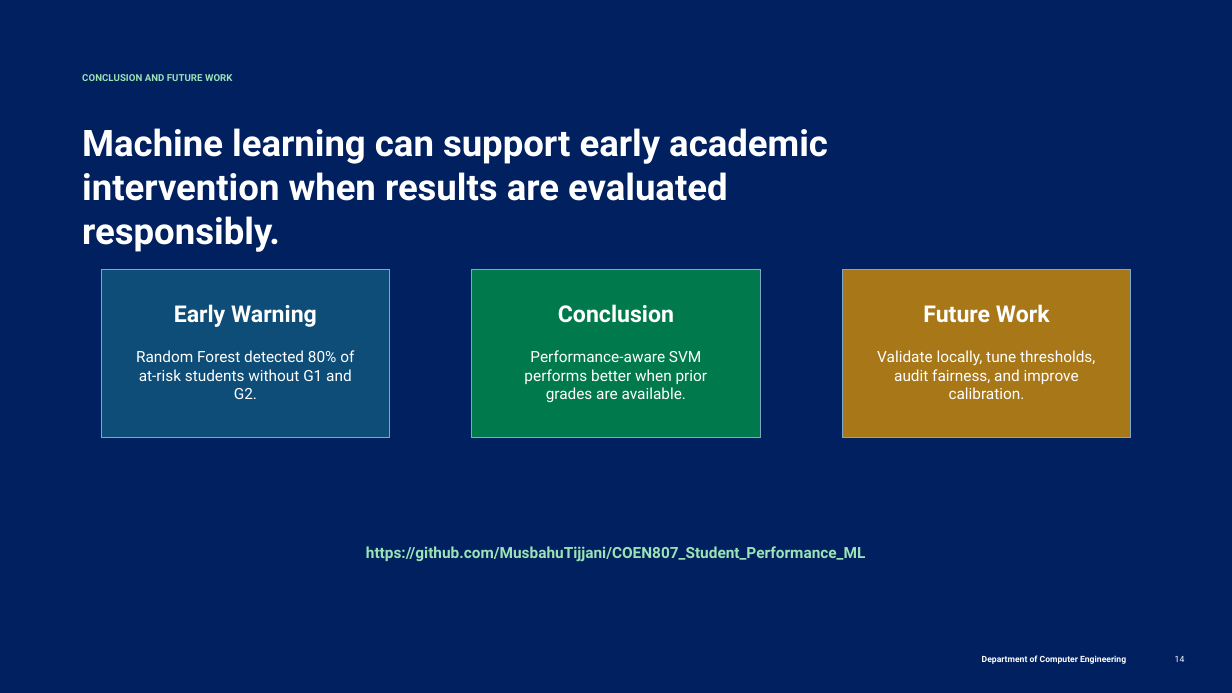
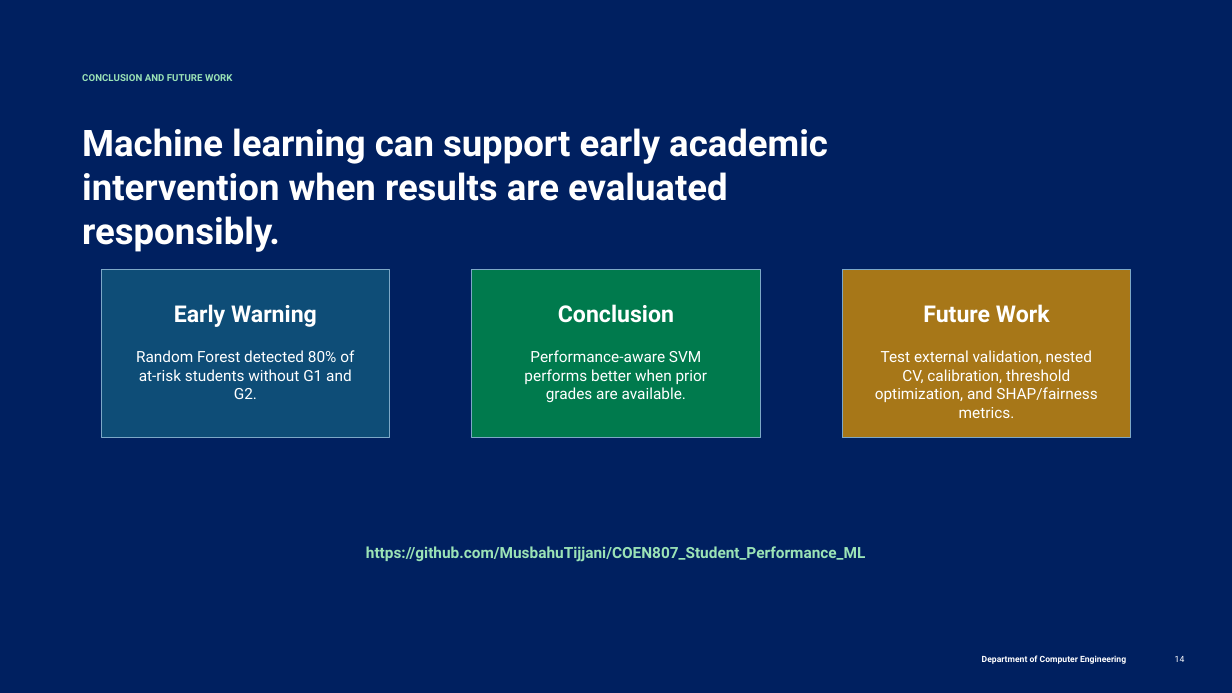
Before and after one commit to MusbahuTijjani/COEN807_Student_Performance_ML, a slide deck: slide 14 of slides/COEN807_Project_Presentation.pptx. Drawn at 1232x693 pixels with LibreOffice and Linux fonts; fonts in the diff are those of the drawing. Boxes give left, top, right and bottom in pixels: in the first picture for what was removed or moved away, otherwise in the second. Text is boxed around its words. In the diff, an @@ line names an element or a change of style, - is before the commit and + after.

Commit message:
Flatten project structure and add .gitignore
Add a .gitignore to exclude virtualenvs, caches, pyc, logs and notebook checkpoints; remove a nested Musbahu_Tijjani_P25EGCP8009_COEN807_Project folder by deleting duplicate/large artifacts (raw data, trained models, report PDF, results, some figures and data files). Several resources were relocated/renamed into top-level directories (assets, figures, notebooks, slides, src) and src/build_report.py was updated. This cleans up the repository layout, removes tracked build artifacts and datasets, and prevents env/cache files from being committed going forward.

```diff
--- a/slides/COEN807_Project_Presentation.pptx
+++ b/slides/COEN807_Project_Presentation.pptx
@@ text at (875, 350, 1097, 418): text changed @@
-Validate locally, tune thresholds, audit fairness, and improve calibration.
+Test external validation, nested CV, calibration, threshold optimization, and SHAP/fairness metrics.
```
Also in this commit, not shown: 1 other slide changed, 40 other files.
